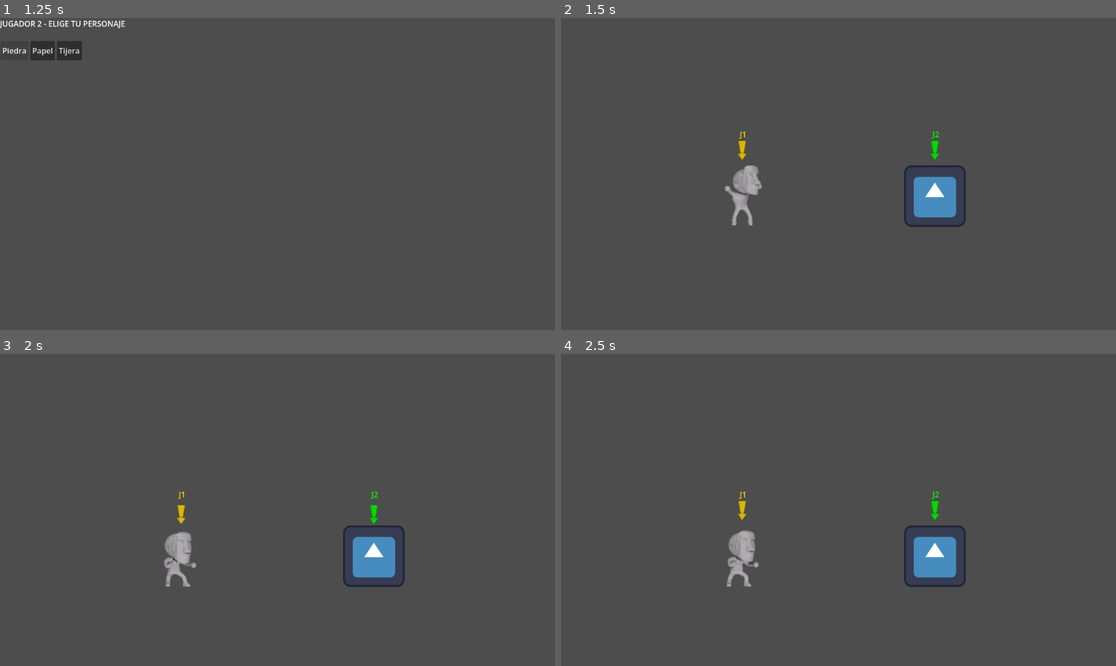
Above: before the commit, frames 1-4 (two rows, left to right).
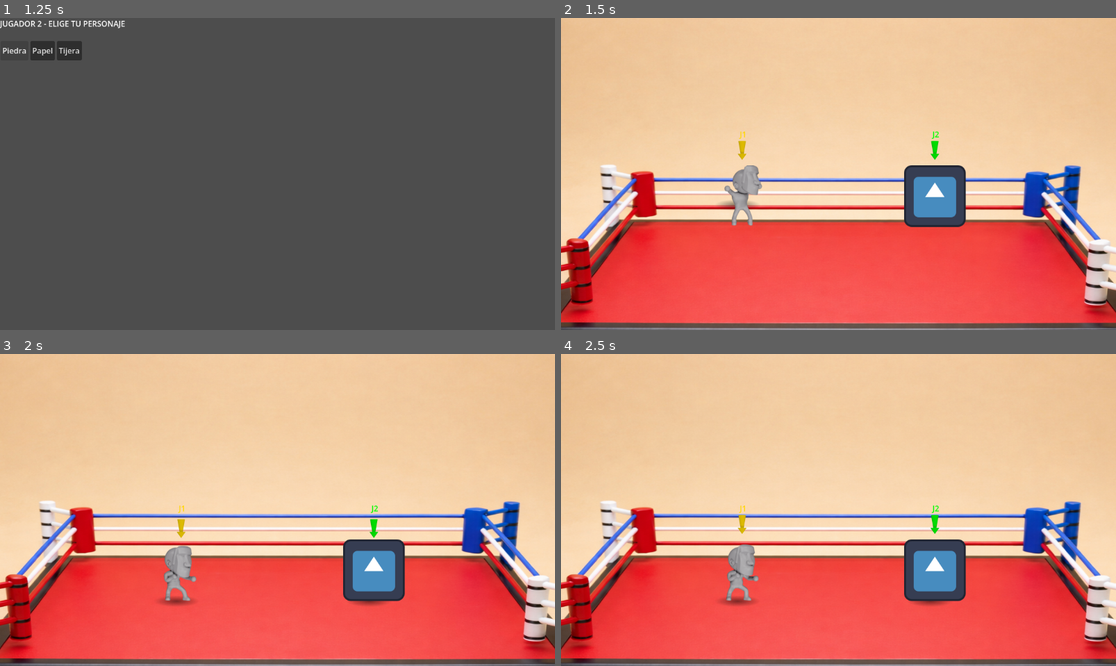
Above: after the commit, the same moments.

Repository: Pablo-Gallina/lucha
Game: Godot game, scene res://scenes/select/character_select.tscn
Two runs of this game, one before a commit and one after it. Both use one fixed random seed, a clock stepped at 60 frames per second and the inputs below. The engine's default icon, where the game draws it, is replaced by a stand-in: a white triangle on a blue panel in a dark square.
Inputs:
- Up to frame 1 (1.25 s): click "Piedra" at 0.5 s
- Up to frame 2 (1.5 s): click "Papel" at 1.25 s
- Up to frame 3 (2 s): no input
- Up to frame 4 (2.5 s): hold Right (ui_right) from 2.03 s (still down); tap Up (ui_up) at 2.27 s

Frame 1 is identical in both runs. In frame 2, 96% of the frame differs, in the area x 0-100%, y 0-100%; in frame 3, 97%; in frame 4, 97%.
Error in both runs: Trying to assign value of type 'Sprite2D' to a variable of type 'AnimatedSprite2D'. (res://scenes/player/base/player_base.gd:4)

Commit message:
add envirmoent & shadow player

Diff:
--- /dev/null
+++ b/scenes/enviroment/cuerdas.tscn
@@ -0,0 +1,10 @@
+[gd_scene format=3 uid="uid://djdfyh61mp1be"]
+
+[sub_resource type="RectangleShape2D" id="RectangleShape2D_458cx"]
+size = Vector2(16, 496)
+
+[node name="Cuerdas" type="StaticBody2D" unique_id=1261992749]
+collision_layer = 4
+
+[node name="CollisionShape2D" type="CollisionShape2D" parent="." unique_id=1343747989]
+shape = SubResource("RectangleShape2D_458cx")
--- a/scenes/enviroment/duela.tscn
+++ b/scenes/enviroment/duela.tscn
@@ -1,7 +1,7 @@
 [gd_scene format=3 uid="uid://dipjf3qhbgso8"]
 
 [sub_resource type="RectangleShape2D" id="RectangleShape2D_7m18w"]
-size = Vector2(1328, 32)
+size = Vector2(1072, 32)
 
 [node name="Duela" type="StaticBody2D" unique_id=425698113]
 collision_layer = 4
--- a/scenes/player/base/player_base.gd
+++ b/scenes/player/base/player_base.gd
@@ -22,6 +22,25 @@
 var is_figthing: bool = false
 @export var stun_duration: float = 0.2
 
+var _shadow: Sprite2D
+var _floor_y: float = 0.0
+
+func _ready() -> void:
+	_floor_y = global_position.y
+	_shadow = Sprite2D.new()
+	var img := Image.create(96, 24, false, Image.FORMAT_RGBA8)
+	var center := Vector2(48, 12)
+	var radius := Vector2(48, 12)
+	for x in 96:
+		for y in 24:
+			var dist := Vector2((x - center.x) / radius.x, (y - center.y) / radius.y).length()
+			if dist <= 1.0:
+				var alpha := (1.0 - dist) * 0.5
+				img.set_pixel(x, y, Color(0, 0, 0, alpha))
+	_shadow.texture = ImageTexture.create_from_image(img)
+	add_child(_shadow)
+	move_child(_shadow, 0)
+
 func _physics_process(delta: float) -> void:
 	_apply_gravity(delta)
 	_handle_jump()
@@ -32,12 +51,14 @@
 	move_and_slide()
 	_update_animation()
 	_handle_attack()
+	_update_shadow()
 
 func _apply_gravity(delta: float) -> void:
 	if not is_on_floor():
 		velocity.y += gravity * delta
 	else:
 		velocity.y = 0.0
+		_floor_y = global_position.y
 
 func _handle_jump() -> void:
 	if is_on_floor() and Input.is_action_just_pressed(input_prefix + "_jump"):
@@ -105,5 +126,12 @@
 	if health == 0:
 		_on_died()
 
+func _update_shadow() -> void:
+	var height_diff := _floor_y - global_position.y
+	_shadow.global_position = Vector2(global_position.x - 10, _floor_y + 64)
+	var scale_factor := clampf(1.0 - height_diff / 600.0, 0.3, 1.0)
+	_shadow.scale = Vector2(scale_factor, scale_factor)
+	_shadow.modulate.a = scale_factor
+
 func _on_died() -> void:
 	queue_free()
--- a/scenes/player/paper/paper.gd
+++ b/scenes/player/paper/paper.gd
@@ -1,5 +1,6 @@
 extends PlayerBase
 
 func _ready() -> void:
+	super()
 	print("Soy un paper")
 	jump_force = -1600.0
--- a/scenes/player/rock/rock.gd
+++ b/scenes/player/rock/rock.gd
@@ -3,6 +3,7 @@
 const CHARACTER = GLOBAL.CHARACTERS_TYPES.ROCK
 
 func _ready() -> void:
+	super()
 	print("Soy una roca")
 	speed = 200
 	jump_force = -800.0
--- a/scenes/player/scisors/scisors.gd
+++ b/scenes/player/scisors/scisors.gd
@@ -3,5 +3,6 @@
 const CHARACTER = GLOBAL.CHARACTERS_TYPES.SCISSORS
 
 func _ready() -> void:
+	super()
 	print("Soy una tijera")
 	speed = 600
--- a/scenes/ring/ring.tscn
+++ b/scenes/ring/ring.tscn
@@ -2,11 +2,24 @@
 
 [ext_resource type="PackedScene" uid="uid://dipjf3qhbgso8" path="res://scenes/enviroment/duela.tscn" id="1_51e1t"]
 [ext_resource type="Script" uid="uid://d3jposqxx4qp4" path="res://scenes/ring/ring.gd" id="1_ygikk"]
+[ext_resource type="Texture2D" uid="uid://bfjjj4tlkqxka" path="res://assets/enviroment/bg.png" id="2_ygikk"]
+[ext_resource type="PackedScene" uid="uid://djdfyh61mp1be" path="res://scenes/enviroment/cuerdas.tscn" id="4_n35nm"]
 
 [node name="Ring" type="Node2D" unique_id=437944324]
 script = ExtResource("1_ygikk")
 
+[node name="Sprite2D" type="Sprite2D" parent="." unique_id=485296981]
+position = Vector2(0.9999999, 104.00006)
+scale = Vector2(1.1496598, 0.8359375)
+texture = ExtResource("2_ygikk")
+
 [node name="Duela" parent="." unique_id=425698113 instance=ExtResource("1_51e1t")]
-position = Vector2(0, 176)
+position = Vector2(0, 205)
 
 [node name="Camera2D" type="Camera2D" parent="." unique_id=1076183232]
+
+[node name="Cuerdas" parent="." unique_id=1261992749 instance=ExtResource("4_n35nm")]
+position = Vector2(480, -27)
+
+[node name="Cuerdas2" parent="." unique_id=1021381595 instance=ExtResource("4_n35nm")]
+position = Vector2(-480, -27)
Binary file added: assets/enviroment/bg.png
